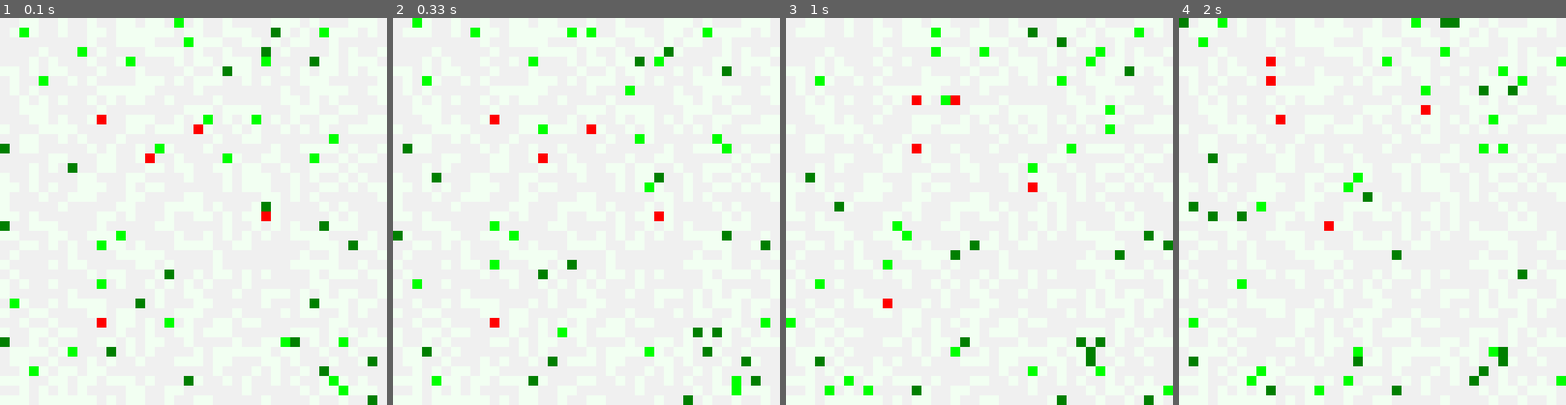
Above: before the commit, frames 1-4 (left to right).
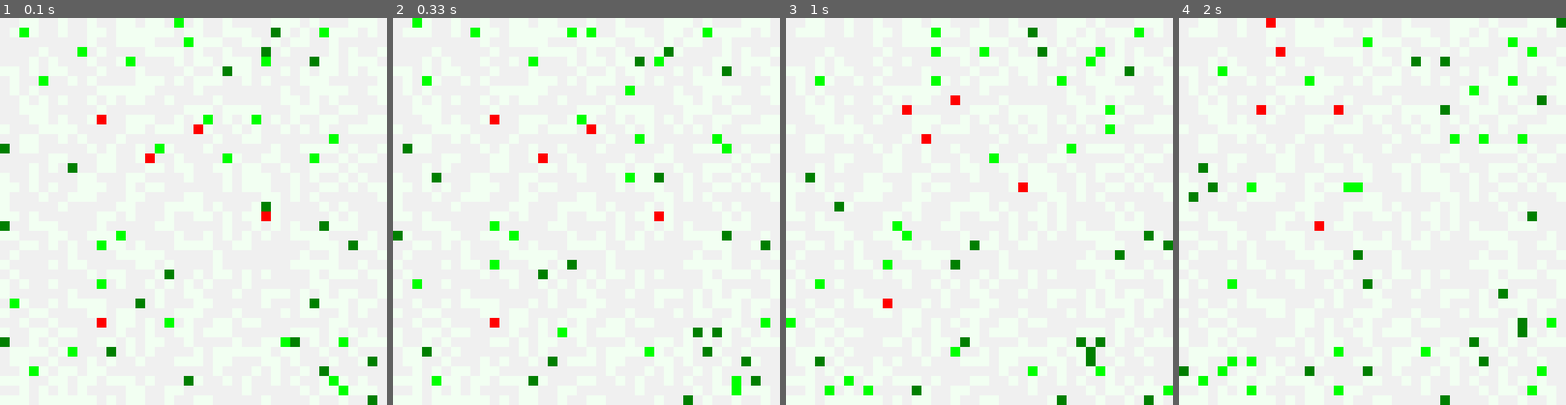
Above: after the commit, the same moments.

Repository: snisarg/263C
Game: pygame game, started from game.py
Two runs of this game, one before a commit and one after it. Both use one fixed random seed, a clock stepped at 60 frames per second and the inputs below. The source is Python 2; it was converted automatically to run under Python 3.
Inputs:
- Up to frame 1 (0.1 s): no input
- Up to frame 2 (0.33 s): no input
- Up to frame 3 (1 s): no input
- Up to frame 4 (2 s): no input

Frame 1 is identical in both runs. In frame 2, 0.2% of the frame differs, in the area x 37-68%, y 25-45%; in frame 3, 0.9%; in frame 4, 6.1%, in the area x 0-100%, y 0-100%.

Commit message:
Toroidal bug solved.

Diff:
--- a/animat.py
+++ b/animat.py
@@ -9,24 +9,41 @@
     return [random.randint(-1, 1), random.randint(-1, 1)]
 
 
-# TODO Toroidal differences not accurate.
 def distance_diff(reference, target, vision_range):
-    # print (reference, target)
-    height = -reference[0]+target[0]
-    width = -reference[1]+target[1]
-    if abs(height) > vision_range:
-        height += 2 * reference[0]
-    if abs(width) > vision_range:
-        width += 2 * reference[1]
-    height_multiplier = 1
-    width_multiplier = 1
-    if height < 0:
-        height_multiplier = -1
-    if width < 0:
-        width_multiplier = -1
-    height %= (vision_range + 1) % config.grid_height()
-    width %= (vision_range + 1) % config.grid_width()
-    return [height * height_multiplier, width * width_multiplier]
+    # print (reference, target, vision_range)
+    ref_h = reference[0]
+    ref_w = reference[1]
+    tar_h = target[0]
+    tar_w = target[1]
+
+    height = tar_h - ref_h
+    width = tar_w - ref_w
+
+    if abs(height) > (vision_range + 1):
+        if ref_h > tar_h:
+            tar_h += config.grid_height()
+        else:
+            ref_h += config.grid_height()
+        height = tar_h - ref_h
+        height_sign = 1
+        if height < 0:
+            height_sign = -1
+        height %= vision_range + 1
+        height *= height_sign
+
+    if abs(width) > (vision_range + 1):
+        if ref_w > tar_w:
+            tar_w += config.grid_width()
+        else:
+            ref_w += config.grid_width()
+        width = tar_w - ref_w
+        width_sign = 1
+        if width < 0:
+            width_sign = -1
+        width %= vision_range + 1
+        width *= width_sign
+
+    return [height, width]
 
 
 def normalise_distance(coord, level):
@@ -130,8 +147,8 @@
                         # Escaping 0 differences for now because of toroidal diff bug
                         diff = distance_diff(self.position, anim.position, config.easy_prey_range())
                         # print diff
-                        if not (diff[0] == 0 and diff[1] == 0):
-                            step_calc.add(diff)
+                        #if not (diff[0] == 0 and diff[1] == 0):
+                        step_calc.add(diff)
 
         if not step_calc.get_count() == 0:
             coord = step_calc.get_decision()
@@ -166,8 +183,8 @@
                     if isinstance(anim, Predator):
                         # Escaping 0 differences for now because of toroidal diff bug
                         diff = distance_diff(self.position, anim.position, config.hard_prey_range())
-                        if not (diff[0] == 0 and diff[1] == 0):
-                            step_calc.add(diff)
+                        # if not (diff[0] == 0 and diff[1] == 0):
+                        step_calc.add(diff)
 
         if not step_calc.get_count() == 0:
             coord = step_calc.get_decision()
